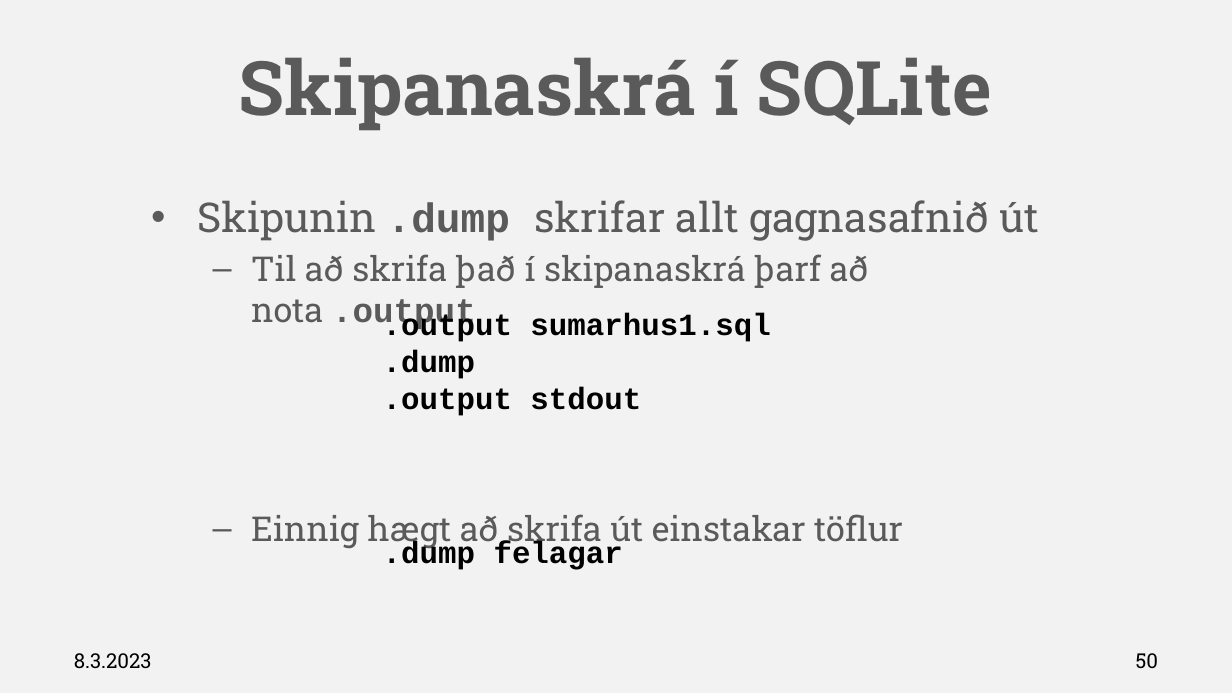
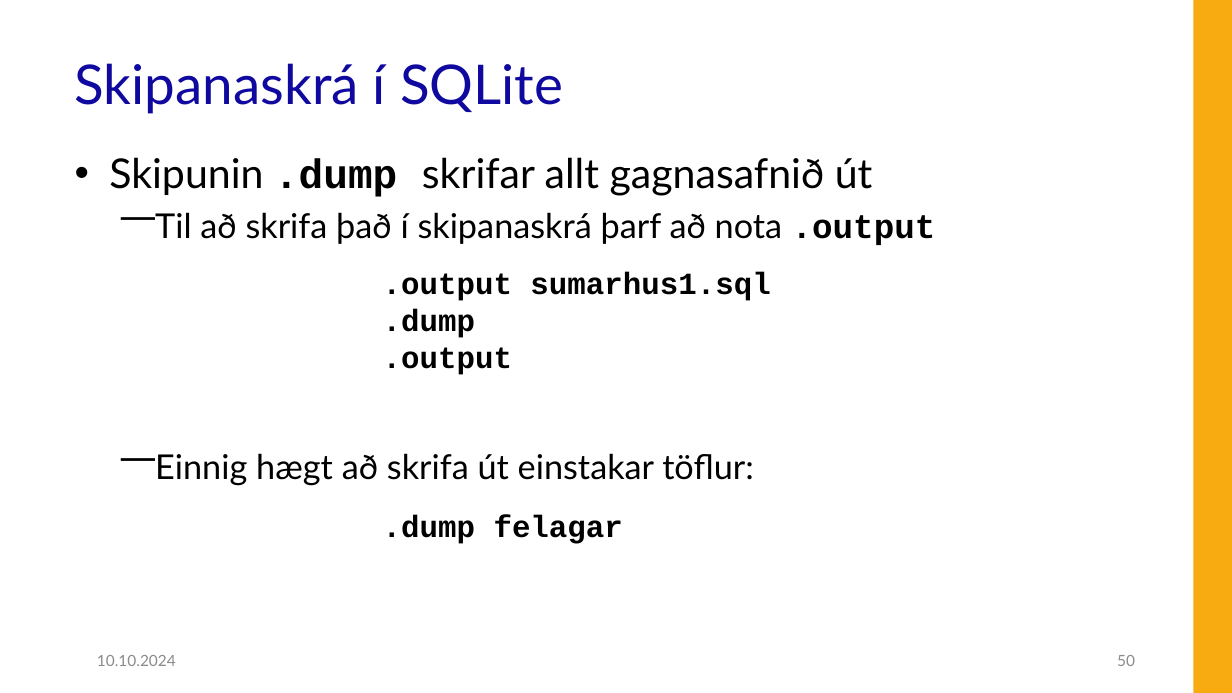
Before and after one commit to Hjalmtyr/SQL1, a slide deck: slide 50 of SQL-I.pptx. Drawn at 1232x693 pixels with LibreOffice and Linux fonts; fonts in the diff are those of the drawing; background and template pictures are left out. Boxes give left, top, right and bottom in pixels: in the first picture for what was removed or moved away, otherwise in the second. Text is boxed around its words. In the diff, an @@ line names an element or a change of style, - is before the commit and + after.

```diff
--- a/SQL-I.pptx
+++ b/SQL-I.pptx
@@ background #F2F2F2 to #FFFFFF @@
@@ rectangle added at [1194, 0, 1232, 693], fill #F8AA11 @@
@@ title "Skipanaskrá í SQLite": place and size @@
-title "Skipanaskrá í SQLite" at [239, 57, 992, 131]
+title "Skipanaskrá í SQLite" at [75, 63, 563, 114]
@@ title "Skipanaskrá í SQLite" at [75, 63, 563, 114]: size 44 to 32 pt, font Roboto Slab to Lato, text colour #5A5A5A to #10099F, bold off; alignment centre to left; line spacing 1 to 0.9; vertical alignment middle to bottom @@
@@ text "Skipunin .dump skrifar allt gagnasafnið ...": place and size @@
-text "Skipunin .dump skrifar allt gagnasafnið ..." at [197, 200, 1040, 550]
+text "Skipunin .dump skrifar allt gagnasafnið ..." at [109, 157, 936, 486]
@@ text at [109, 157, 936, 245]: font Roboto Slab to Lato in "Skipunin skrifar allt gagnasafnið út", "Til að skrifa það í skipanaskrá þarf ..."; text colour #5A5A5A to #000000 in "Skipunin .dump skrifar allt gagnasafnið út", "Til að skrifa það í skipanaskrá þarf ..."; indent changed; bullet – to ⎻ @@
@@ text ".output sumarhus1.sql": place and size @@
-text ".output sumarhus1.sql" at [383, 313, 770, 416]
+text ".output sumarhus1.sql" at [383, 272, 770, 375]
@@ text at [383, 347, 512, 375]: text changed @@
-.output stdout
+.output
@@ text at [155, 453, 754, 486]: text changed; font Roboto Slab to Lato; text colour #5A5A5A to #000000 @@
-  – Einnig hægt að skrifa út einstakar töflur
+  ⎻ Einnig hægt að skrifa út einstakar töflur:
@@ text ".dump felagar": place and size @@
-text ".dump felagar" at [383, 541, 623, 570]
+text ".dump felagar" at [383, 515, 623, 544]
@@ text at [97, 655, 176, 666]: text changed; size 12 to 9 pt; font Roboto Slab to Lato; text colour #000000 to #8C8C8C @@
-8.3.2023
+10.10.2024
@@ page number: place and size @@
-page number at [1136, 653, 1159, 669]
+page number at [1117, 655, 1135, 666]
@@ page number at [1117, 655, 1135, 666]: size 12 to 9 pt, font Roboto Slab to Lato, text colour #000000 to #8C8C8C @@
```
Also in this commit, not shown: 81 other slides changed, 2 slides added, 2 slides removed, 25 other files.
